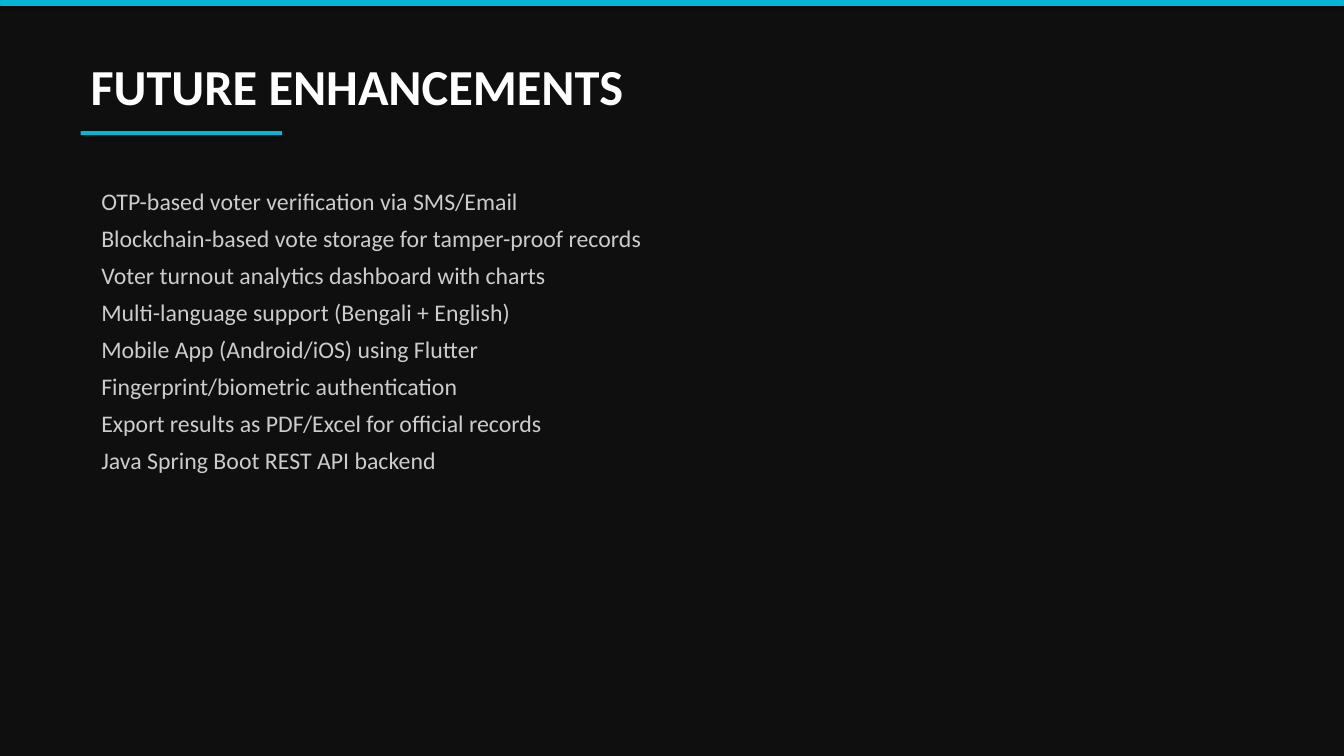
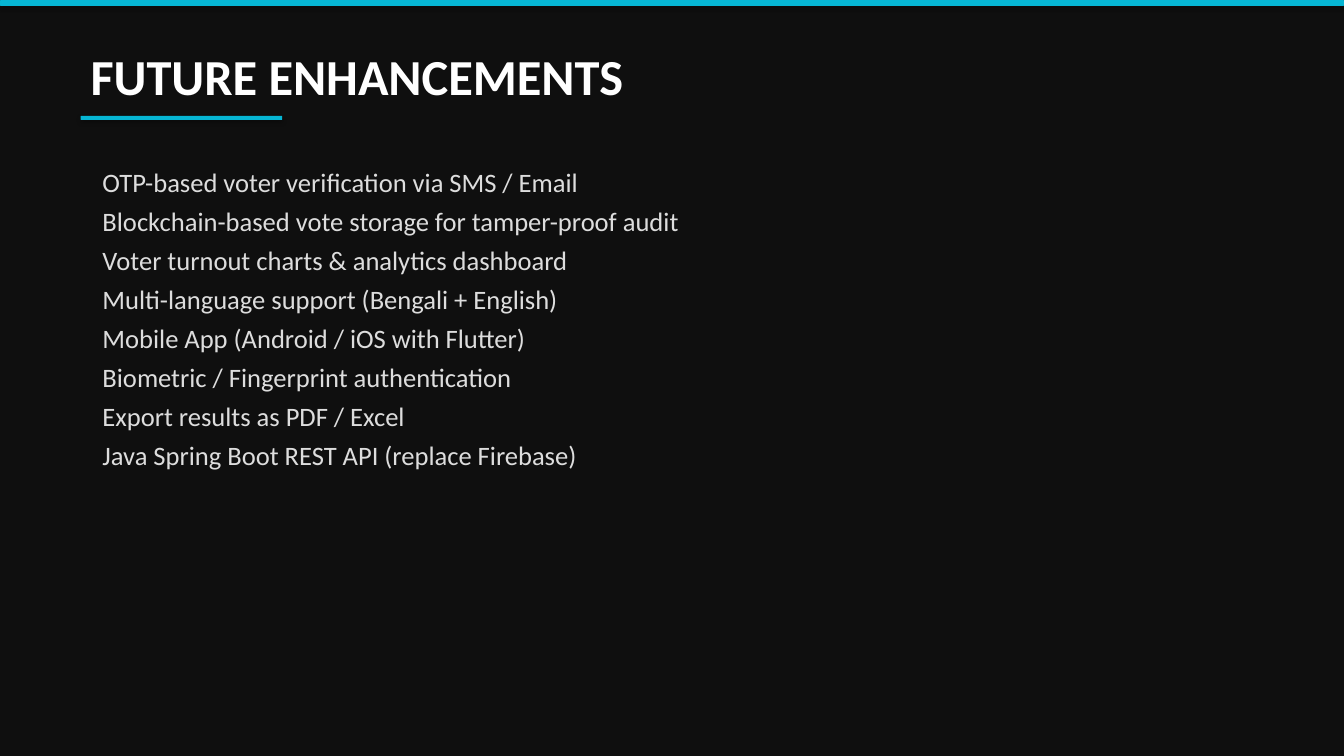
Before and after one commit to nayeemuddin0351/University-Digital-Election-Hub, a slide deck: slide 13 of RMSTU_Election_Presentation.pptx (slide 11 before the commit). Drawn at 1344x756 pixels with LibreOffice and Linux fonts; fonts in the diff are those of the drawing. Boxes give left, top, right and bottom in pixels: in the first picture for what was removed or moved away, otherwise in the second. Text is boxed around its words. In the diff, an @@ line names an element or a change of style, - is before the commit and + after.

Commit message:
Update presentation: 14 slides with screenshots, Java code, OOP examples

```diff
--- a/RMSTU_Election_Presentation.pptx
+++ b/RMSTU_Election_Presentation.pptx
@@ text "FUTURE ENHANCEMENTS": place and size @@
-text "FUTURE ENHANCEMENTS" at [91,72,624,106]
+text "FUTURE ENHANCEMENTS" at [91,62,624,96]
@@ rounded rectangle: place and size @@
-rounded rectangle at [81,131,282,135]
+rounded rectangle at [81,116,282,120]
@@ text "OTP-based voter verification via SMS ...": place and size @@
-text "OTP-based voter verification via SMS ..." at [101,193,641,473]
+text "OTP-based voter verification via SMS ..." at [102,173,679,470]
@@ text at [102,173,679,275]: text changed; size 17 to 19 pt; text colour #CCCCCC to #DDDDDD @@
-OTP-based voter verification via SMS/Email
-Blockchain-based vote storage for tamper-proof records
-Voter turnout analytics dashboard with charts
+OTP-based voter verification via SMS / Email
+Blockchain-based vote storage for tamper-proof audit
+Voter turnout charts & analytics dashboard
@@ text at [102,289,557,314]: size 17 to 19 pt, text colour #CCCCCC to #DDDDDD in "Multi-language support (Bengali + English)"; less space between paragraphs @@
@@ text at [102,329,577,470]: text changed; size 17 to 19 pt; text colour #CCCCCC to #DDDDDD @@
-Mobile App (Android/iOS) using Flutter
-Fingerprint/biometric authentication
-Export results as PDF/Excel for official records
-Java Spring Boot REST API backend
+Mobile App (Android / iOS with Flutter)
+Biometric / Fingerprint authentication
+Export results as PDF / Excel
+Java Spring Boot REST API (replace Firebase)
```
Also in this commit, not shown: 8 other slides changed, 5 slides added, 3 slides removed.
